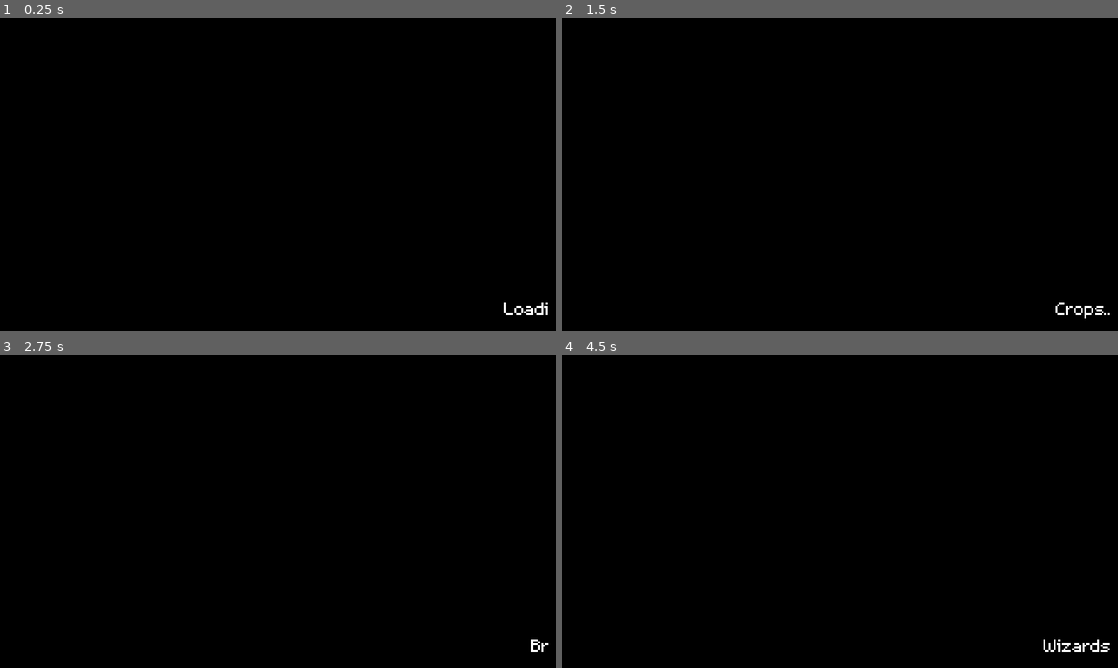
Above: before the commit, frames 1-4 (two rows, left to right).
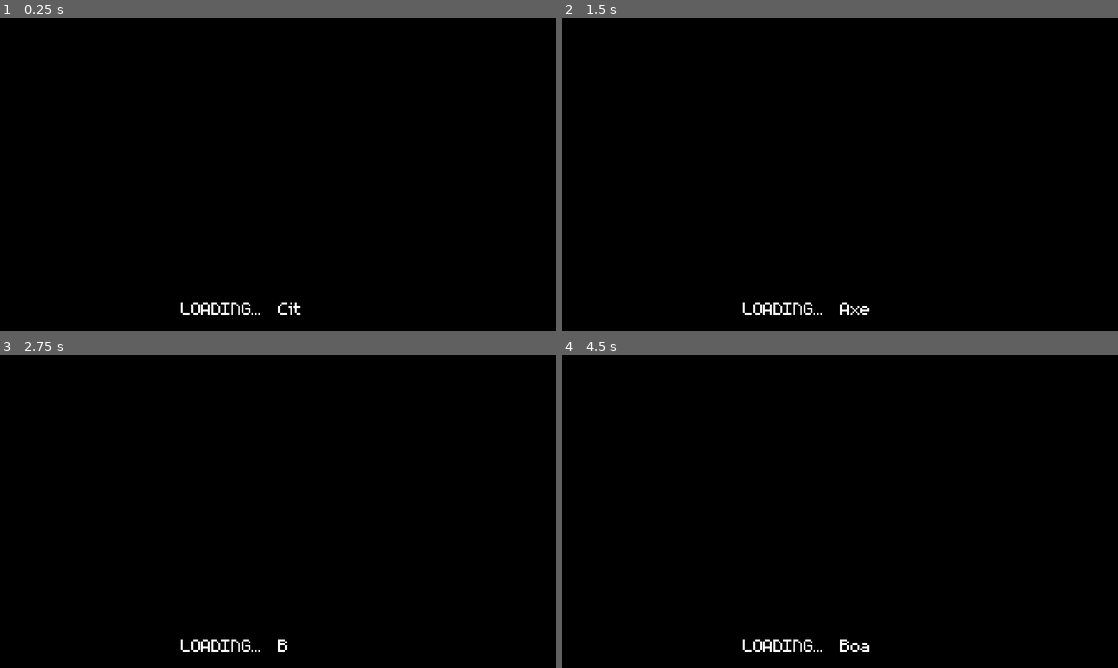
Above: after the commit, the same moments.

Repository: ChrisGlenn/Taelus
Game: Godot game, scene res://Scenes/System/Loading/loading.tscn
The game is run twice, just before and just after one commit, with the same random seed, the same clock (stepped at 60 frames per second) and the same inputs. This scene is started directly instead of the project's main scene.
Inputs:
- Up to frame 1 (0.25 s): no input
- Up to frame 2 (1.5 s): no input
- Up to frame 3 (2.75 s): no input
- Up to frame 4 (4.5 s): no input

The runs differ from the first frame. In frame 1, 0.4% of the frame differs, in the area x 32-99%, y 90-95%; in frame 2, 0.4%; in frame 3, 0.3%; in frame 4, 0.5%.

Commit message:
2/8/2024 NIGHT

Diff:
--- a/Scenes/System/Loading/loading.gd
+++ b/Scenes/System/Loading/loading.gd
@@ -17,7 +17,7 @@
 	RNG.randomize() # seed random
 	# set a random word from the load_terms array and make sure the visible ratio is 0
 	LOADLABEL.visible_ratio = 0
-	LOADLABEL.text = load_terms[0]
+	LOADLABEL.text = load_terms[RNG.randi_range(0, load_terms.size()-1)]
 
 func _process(delta):
 	random_label(delta) # loading label function
--- a/Scenes/System/Loading/loading.tscn
+++ b/Scenes/System/Loading/loading.tscn
@@ -5,20 +5,29 @@
 
 [node name="Loading" type="Node2D"]
 script = ExtResource("1_31yxu")
-load_terms = ["Loading...", "Mines...", "Helmets...", "Swords...", "Bows...", "Arrows...", "Caves...", "Mountains...", "Wizards...", "Towers...", "Farms...", "Crops...", "Armor...", "Pitchforks...", "Bread...", "Water...", "Castles...", "Shovels...", "Cities...", "Guards...", "Guardposts...", "Farmers...", "Miners...", "Rivers..."]
+load_terms = ["Spears", "Mines", "Helmets", "Swords", "Bows", "Arrows", "Caves", "Mountains", "Wizards", "Towers", "Farms", "Crops", "Armor", "Pitchforks", "Bread", "Water", "Castles", "Shovels", "Cities", "Guards", "Guardposts", "Farmers", "Miners", "Rivers", "Clubs", "Magic Rings", "Spells", "Axes", "Hammers", "Snow", "Boats", "Horses", "Birds", "Rabbits", "Bread", "Gruel", "Beer", "Mead", "Chickens", "Fish", "Hundlings", "Runes", "Bandits", "Merchants", "Gold", "Silver", "Copper", "Obsidius", "Paleus", "The Builders"]
 
 [node name="Background" type="ColorRect" parent="."]
 offset_right = 640.0
 offset_bottom = 360.0
 color = Color(0, 0, 0, 1)
 
-[node name="LoadingLabel" type="Label" parent="."]
-offset_left = 448.0
+[node name="Loading" type="Label" parent="."]
+offset_left = 208.0
 offset_top = 320.0
-offset_right = 632.0
-offset_bottom = 343.0
+offset_right = 304.0
+offset_bottom = 345.0
 theme_override_fonts/font = ExtResource("1_hgfof")
 theme_override_font_sizes/font_size = 31
 text = "LOADING..."
-horizontal_alignment = 2
 vertical_alignment = 1
+
+[node name="LoadingLabel" type="Label" parent="."]
+offset_left = 320.0
+offset_top = 320.0
+offset_right = 496.0
+offset_bottom = 345.0
+theme_override_fonts/font = ExtResource("1_hgfof")
+theme_override_font_sizes/font_size = 31
+text = "XXXXXX"
+vertical_alignment = 1
--- a/Scenes/System/MainMenu/main_menu.gd
+++ b/Scenes/System/MainMenu/main_menu.gd
@@ -1 +1,3 @@
 extends Node2D
+# MAIN MENU
+# an alpha version of the main menu for the game
--- a/Scripts/Globals.gd
+++ b/Scripts/Globals.gd
@@ -1,7 +1,7 @@
 extends Node
 # GLOBAL VARIABLES
 # gameplay variables
-var new_game = true # sets a new game or not
+var new_game: bool = true # sets a new game or not
 
 # system variables
-var timer_ctrl = 100 # timer control
+var timer_ctrl: int = 100 # timer control
